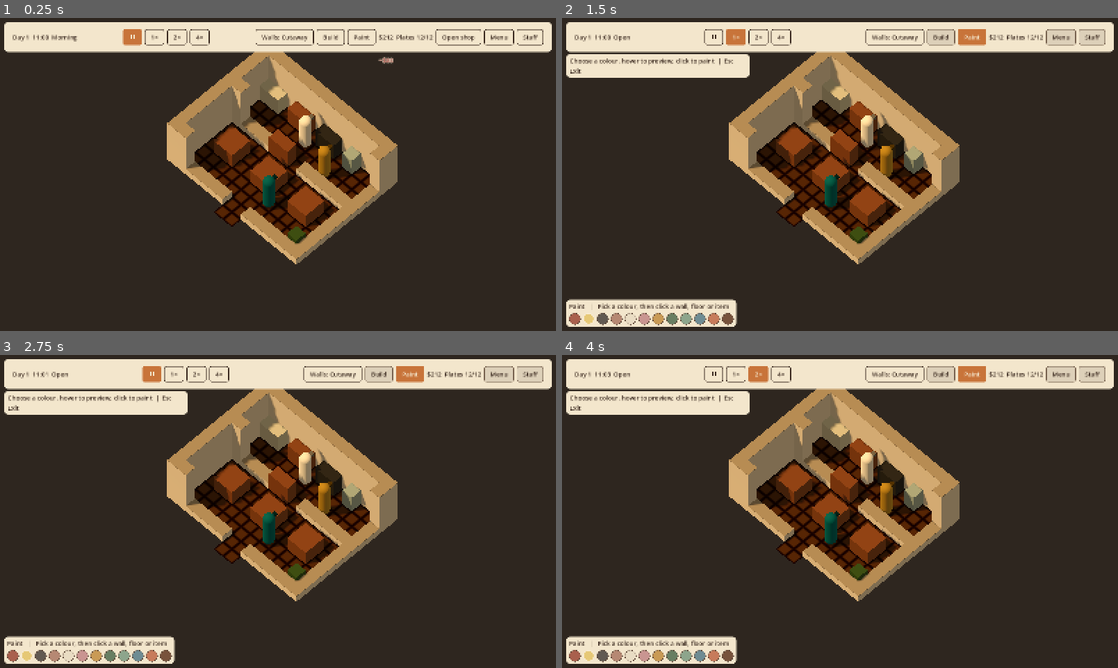
Above: before the commit, frames 1-4 (two rows, left to right).
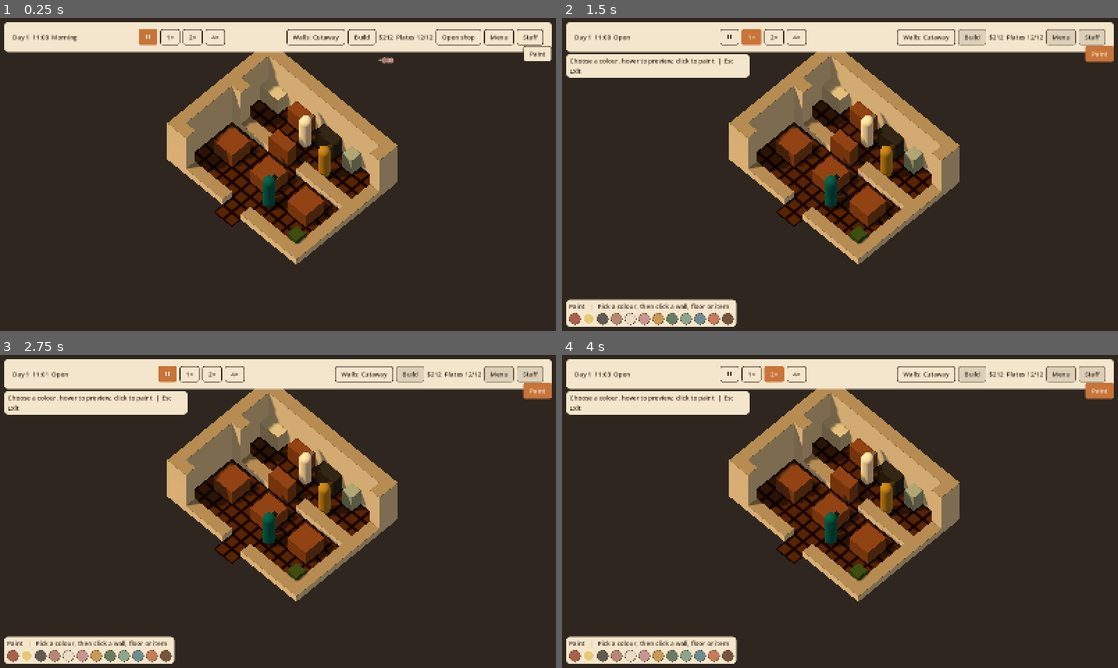
Above: after the commit, the same moments.

Repository: jaredbahr/foolskitchen
Game: Godot game, scene res://src/world/main.tscn
Two runs of this game, one before a commit and one after it. Both use one fixed random seed, a clock stepped at 60 frames per second and the inputs below.
Inputs (mouse positions are in pixels of both pictures, inside the frame that each line leads up to; where the layout moved, square brackets give the same spot in the first picture):
- Up to frame 1 (0.25 s): no input
- Up to frame 2 (1.5 s): click "Paint" at 0.5 s; click "Open shop" at 1.25 s
- Up to frame 3 (2.75 s): click (166, 373) [150, 373] at 2 s
- Up to frame 4 (4 s): click "1×" at 2.75 s; click "2×" at 3.5 s

The runs differ from the first frame. In frame 1, 1.0% of the frame differs, in the area x 22-100%, y 3-14%; in frame 2, 1.3%; in frame 3, 1.3%, in the area x 25-100%, y 3-15%; in frame 4, 1.3%.

Commit message:
Keep paint control clear of the compact HUD

Diff:
--- a/src/ui/hud.gd
+++ b/src/ui/hud.gd
@@ -68,7 +68,7 @@
 		style.set_content_margin(SIDE_BOTTOM, 6.0)
 		_build_hints.add_theme_stylebox_override("panel", style)
 		_build_button.pressed.connect(_on_build_pressed)
-		_paint_button = get_node("Top/Row/Paint") as Button
+		_paint_button = get_node("Paint") as Button
 		_paint_button.pressed.connect(_on_paint_pressed)
 		_menu_button = get_node("Top/Row/Menu") as Button
 		_menu_button.pressed.connect(_on_menu_pressed)
--- a/src/ui/hud.tscn
+++ b/src/ui/hud.tscn
@@ -114,14 +114,6 @@
 text = "Build"
 tooltip_text = "Build furniture (B)"
 
-[node name="Paint" type="Button" parent="Top/Row"]
-layout_mode = 2
-theme = ExtResource("2_theme")
-focus_mode = 0
-toggle_mode = true
-text = "Paint"
-tooltip_text = "Paint walls, floor and furniture (P)"
-
 [node name="Cash" type="Label" parent="Top/Row"]
 layout_mode = 2
 text = "$0"
@@ -147,6 +139,21 @@
 focus_mode = 0
 text = "Staff"
 tooltip_text = "Hire staff and plan today's wages"
+
+[node name="Paint" type="Button" parent="."]
+anchors_preset = 1
+anchor_left = 1.0
+anchor_right = 1.0
+offset_left = -92.0
+offset_top = 80.0
+offset_right = -12.0
+offset_bottom = 116.0
+grow_horizontal = 0
+theme = ExtResource("2_theme")
+focus_mode = 0
+toggle_mode = true
+text = "Paint"
+tooltip_text = "Paint walls, floor and furniture (P)"
 
 [node name="Deltas" type="Control" parent="."]
 layout_mode = 0
--- a/tests/sim/test_paint.gd
+++ b/tests/sim/test_paint.gd
@@ -60,7 +60,7 @@
 	var restored: RestaurantSim = RestaurantSim.new()
 	restored.world = ShopBuilder.build(layout, _content, errors, true)
 	var restored_editor: ShopEditor = ShopEditor.new(restored, _content, ShopEditBooks.new(_can_spend, _cash_change), layout)
-	assert_eq(restored_editor.to_dict(), data)
+	assert_eq(restored_editor.to_dict(), _editor.to_dict(), "JSON round-trip keeps the same paint and placements")
 	assert_eq(restored_editor.wall_swatch_id, &"sage")
 	assert_eq(restored_editor.floor_swatch_id, &"terracotta")
 	assert_eq(restored.world.grid.items()[7].swatch_id, &"walnut")
